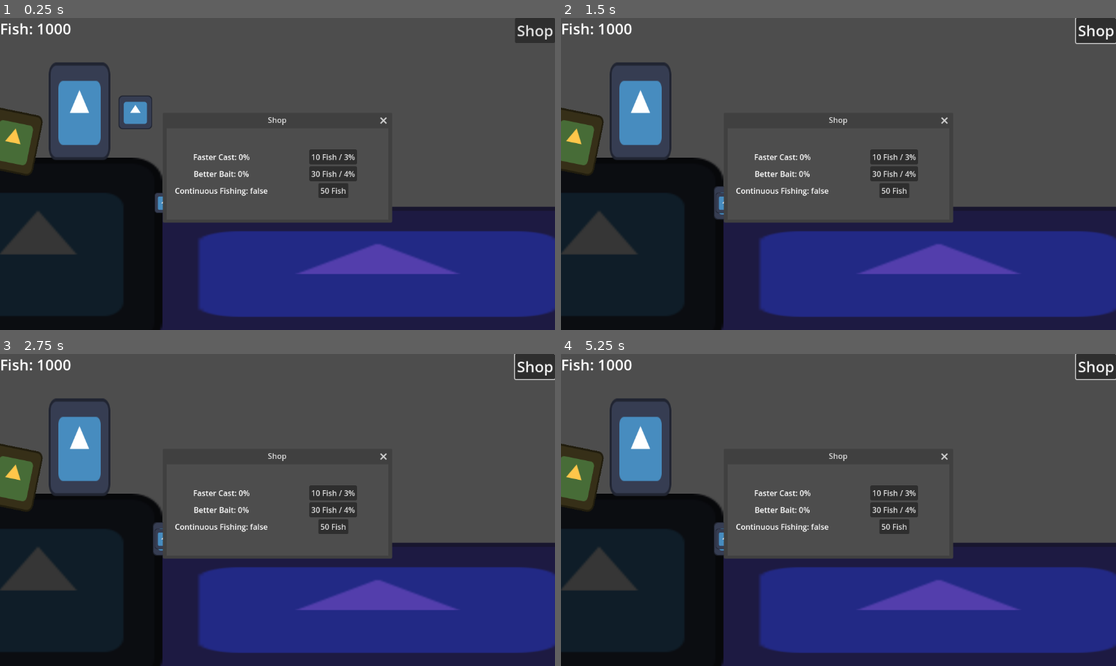
Above: before the commit, frames 1-4 (two rows, left to right).
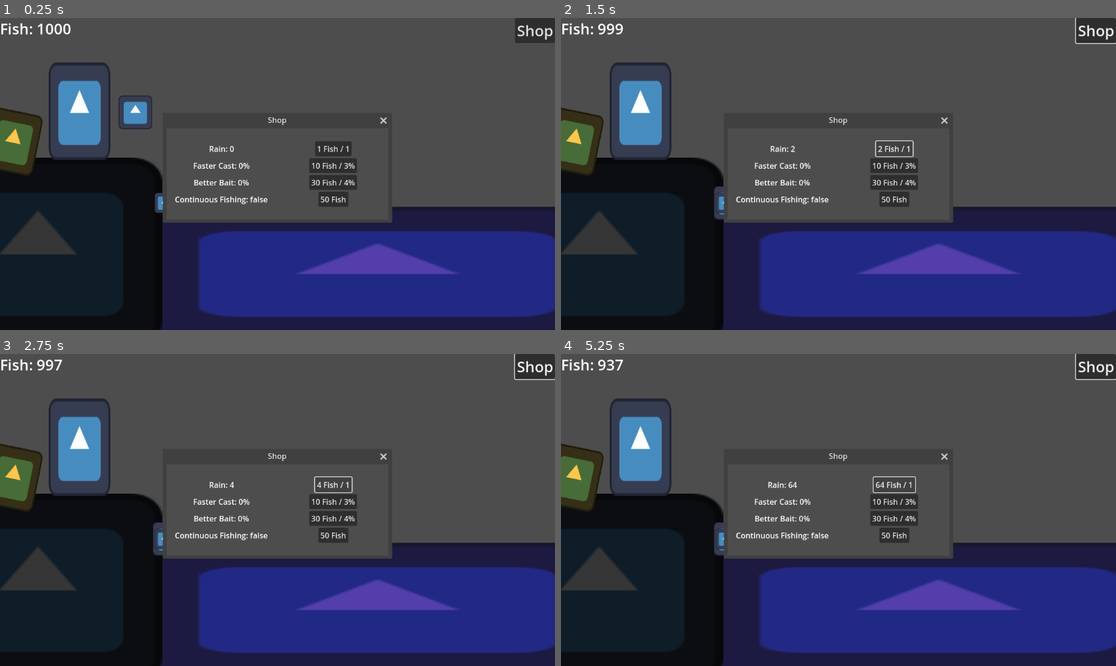
Above: after the commit, the same moments.

Repository: Shuflduf/Fish
Game: Godot game, scene res://node_2d.tscn
Two runs of this game, one before a commit and one after it. Both use one fixed random seed, a clock stepped at 60 frames per second and the inputs below. The engine's default icon, where the game draws it, is replaced by a stand-in: a white triangle on a blue panel in a dark square.
Inputs (mouse positions are in pixels of both pictures, inside the frame that each line leads up to):
- Up to frame 1 (0.25 s): no input
- Up to frame 2 (1.5 s): click "Shop" at 0.5 s; click (894, 149) at 1.25 s, where only the run after the commit has a clickable "1 Fish / 1"
- Up to frame 3 (2.75 s): click (333, 485) at 2 s, where only the run after the commit has a clickable "2 Fish / 1"
- Up to frame 4 (5.25 s): click (894, 485) at 2.75 s, where only the run after the commit has a clickable "4 Fish / 1"; click (894, 485) at 3.5 s, where only the run after the commit has a clickable "8 Fish / 1"; click (894, 485) at 4.25 s, where only the run after the commit has a clickable "16 Fish / 1"; click (894, 485) at 5 s, where only the run after the commit has a clickable "32 Fish / 1"

The runs differ from the first frame. In frame 1, 1.6% of the frame differs, in the area x 31-65%, y 39-61%; in frame 2, 1.6%; in frame 3, 1.6%; in frame 4, 1.7%, in the area x 6-65%, y 1-61%.

Commit message:
RAIN MULTIPLIER

Diff:
--- a/main.gd
+++ b/main.gd
@@ -7,6 +7,7 @@
 # in percent, where 100% is instant and 0% is normal
 var cast_speed = 0.0
 var bait_quality = 0.0
+var rain = 1
 
 var continuous_fishing = false:
 	set(value):
@@ -42,16 +43,24 @@
 	%rod_hint.position.x = 0
 	var wait_time = lerp(randf_range(4, 8), 0.3, bait_quality / 100.0)
 	await get_tree().create_timer(wait_time).timeout
-	var new_fish = $fish.duplicate()
-	add_child(new_fish)
-	new_fish.show()
-	new_fish.global_position = %rod.global_position
-	launch_into(new_fish, $player/basket.global_position, 300)
-	caught.emit()
+
+
+	for i in rain:
+		var new_fish = $fish.duplicate()
+		$Fish.add_child(new_fish)
+		new_fish.show()
+		new_fish.global_position = %rod.global_position
+		launch_into(new_fish, $player/basket.global_position, \
+				300 + randf_range(-50, 80), \
+				0.6 + randf_range(-0.2, 0.2), true)
+		await get_tree().create_timer(1 / rain).timeout
+		caught.emit()
+
+
 	$player/rod.position = Vector2.ZERO
 	fishing = false
 
-func launch_into(object: Node2D, target: Vector2, offset := 0.0, speed = 0.6):
+func launch_into(object: Node2D, target: Vector2, offset := 0.0, speed = 0.6, delete_on_finish = false):
 	var ver_tween = get_tree().create_tween()\
 			.set_trans(Tween.TRANS_SINE)
 	ver_tween.tween_property(object, "position:y", \
@@ -70,4 +79,6 @@
 			object.get_parent()\
 			.to_local(target).x, speed)
 	await hor_tween.finished
+	if delete_on_finish:
+		object.queue_free()
 	return
--- a/node_2d.tscn
+++ b/node_2d.tscn
@@ -57,3 +57,5 @@
 position = Vector2(29, 47)
 scale = Vector2(0.280899, 0.140741)
 texture = ExtResource("4_mmdv8")
+
+[node name="Fish" type="Node2D" parent="."]
--- a/ui.gd
+++ b/ui.gd
@@ -4,6 +4,8 @@
 	set(value):
 		fish = value
 		update_fish_label()
+
+var rain_cost = 1
 
 func _ready() -> void:
 	update_fish_label()
@@ -18,6 +20,18 @@
 func update_fish_label():
 	$Control/Fish.text = "Fish: " + str(fish)
 
+
+func _on_rain_button_pressed() -> void:
+	if fish < rain_cost:
+		return
+
+	fish -= rain_cost
+	get_parent().rain *= 2
+	rain_cost *= 2
+	$Window/VBoxContainer/Rain/RainLabel.text = \
+			"Rain: " + str(get_parent().rain)
+	$Window/VBoxContainer/Rain/RainButton.text = \
+			str(rain_cost) + " Fish / 1"
 
 func _on_cast_button_pressed() -> void:
 	if fish < 10:
--- a/ui.tscn
+++ b/ui.tscn
@@ -50,6 +50,21 @@
 mouse_filter = 0
 alignment = 1
 
+[node name="Rain" type="HBoxContainer" parent="Window/VBoxContainer"]
+layout_mode = 2
+alignment = 1
+
+[node name="RainLabel" type="Label" parent="Window/VBoxContainer/Rain"]
+layout_mode = 2
+size_flags_horizontal = 6
+text = "Rain: 0"
+
+[node name="RainButton" type="Button" parent="Window/VBoxContainer/Rain"]
+layout_mode = 2
+size_flags_horizontal = 6
+size_flags_vertical = 4
+text = "1 Fish / 1"
+
 [node name="FasterCast" type="HBoxContainer" parent="Window/VBoxContainer"]
 layout_mode = 2
 alignment = 1
@@ -100,6 +115,7 @@
 
 [connection signal="pressed" from="Control/Button" to="." method="_on_button_pressed"]
 [connection signal="close_requested" from="Window" to="." method="_on_window_close_requested"]
+[connection signal="pressed" from="Window/VBoxContainer/Rain/RainButton" to="." method="_on_rain_button_pressed"]
 [connection signal="pressed" from="Window/VBoxContainer/FasterCast/CastButton" to="." method="_on_cast_button_pressed"]
 [connection signal="pressed" from="Window/VBoxContainer/BetterBait/BaitButton" to="." method="_on_bait_button_pressed"]
 [connection signal="pressed" from="Window/VBoxContainer/Continuous/ContinuousButton" to="." method="_on_continuous_button_pressed"]
